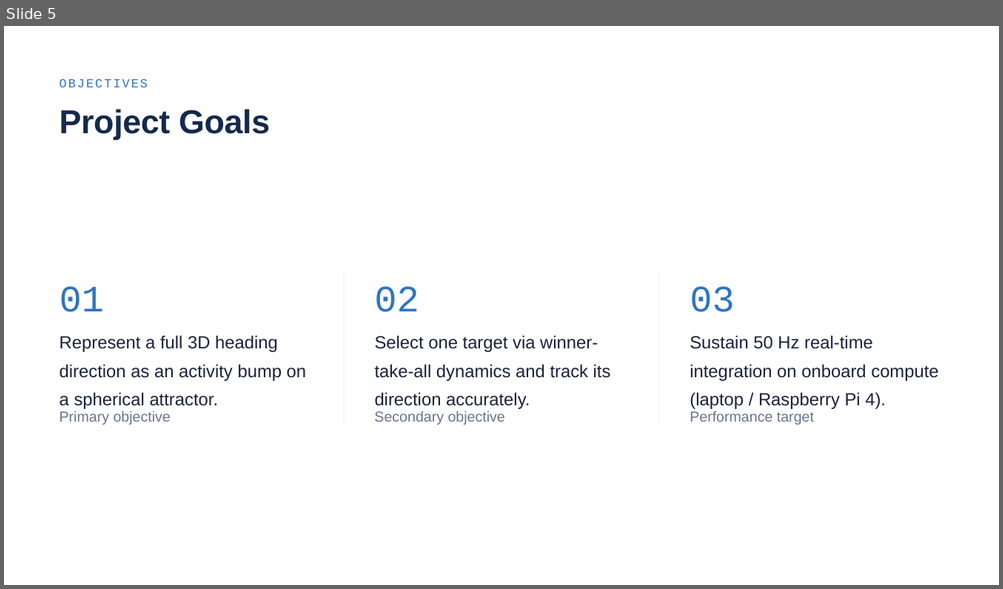
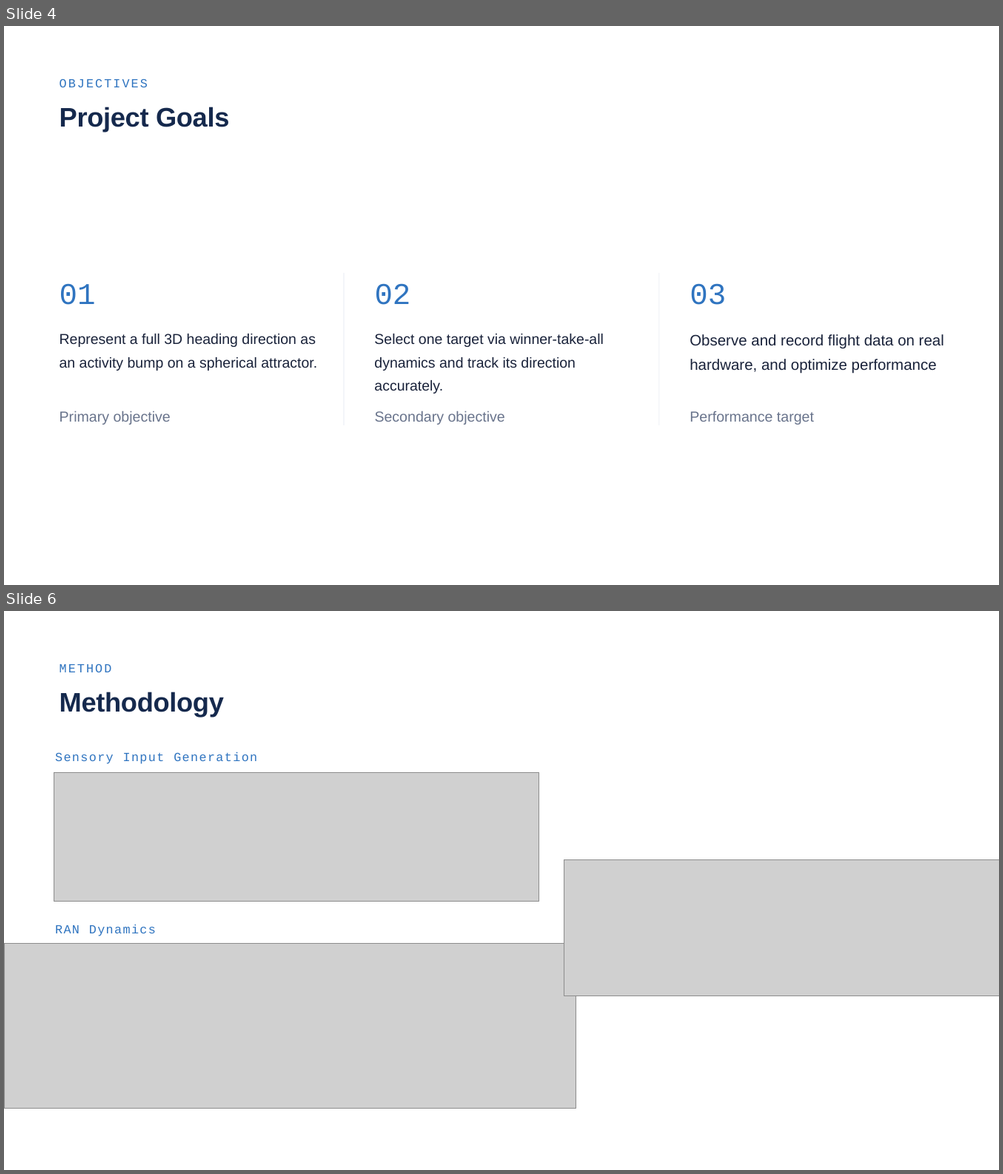
Before and after one commit to noah-ginzburg/RANController, a slide deck: RAN/RAN_Progress/Research_internship_presentation.pptx. Shown one above the other, each under a label of ours: slide 5 before the commit, slides 4 and 6 after it; the slides between them are not shown. The pictures are 1003x589 and 1003x1174 pixels, drawn with LibreOffice and Linux fonts; fonts in the diff are those of the drawing; grey boxes stand for pictures. Boxes give left, top, right and bottom in pixels: in the first picture for what was removed or moved away, otherwise in the second. Text is boxed around its words. In the diff, an @@ line names an element or a change of style, - is before the commit and + after.

```diff
--- a/RAN/RAN_Progress/Research_internship_presentation.pptx
+++ b/RAN/RAN_Progress/Research_internship_presentation.pptx
@@ slide 6 added at (4, 611, 999, 1170), background #FFFFFF @@
@@ text added at (60, 664, 112, 672), 18 pt, text #2F74C0 @@
+METHOD
@@ text added at (60, 692, 224, 717), 38.9 pt, text #15294D, bold @@
+Methodology
@@ text added at (55, 752, 257, 764), 18 pt, text #2F74C0 @@
+Sensory Input Generation
@@ picture added at (54, 772, 538, 901) @@
@@ picture added at (563, 860, 999, 997) @@
@@ text added at (55, 925, 156, 937), 18 pt, text #2F74C0 @@
+RAN Dynamics
@@ picture added at (4, 944, 576, 1108) @@
@@ what was slide 5 is now slide 4 @@
@@ slide 4 changed as well @@
@@ text "Project Goals" at (60, 107, 229, 132): size 48 to 38.9 pt @@
@@ size 54 to 43.7 pt in 3 elements at (60, 284, 96, 305), (375, 284, 411, 305), (689, 284, 726, 305) @@
@@ text "Represent a full 3D heading ..." at (60, 334, 317, 371): size 25.5 to 20.9 pt @@
@@ text "Select one target via winner-take-all ..." at (374, 334, 603, 394): size 25.5 to 20.9 pt @@
@@ text at (689, 335, 944, 374): text changed; size 25.5 to 21.9 pt @@
-Sustain 50 Hz real-time integration on onboard compute (laptop / Raspberry Pi 4).
+Observe and record flight data on real hardware, and optimize performance
```
Also in this commit, not shown: 11 other slides changed, 2 other slides added, 4 slides removed, 5 other files.
